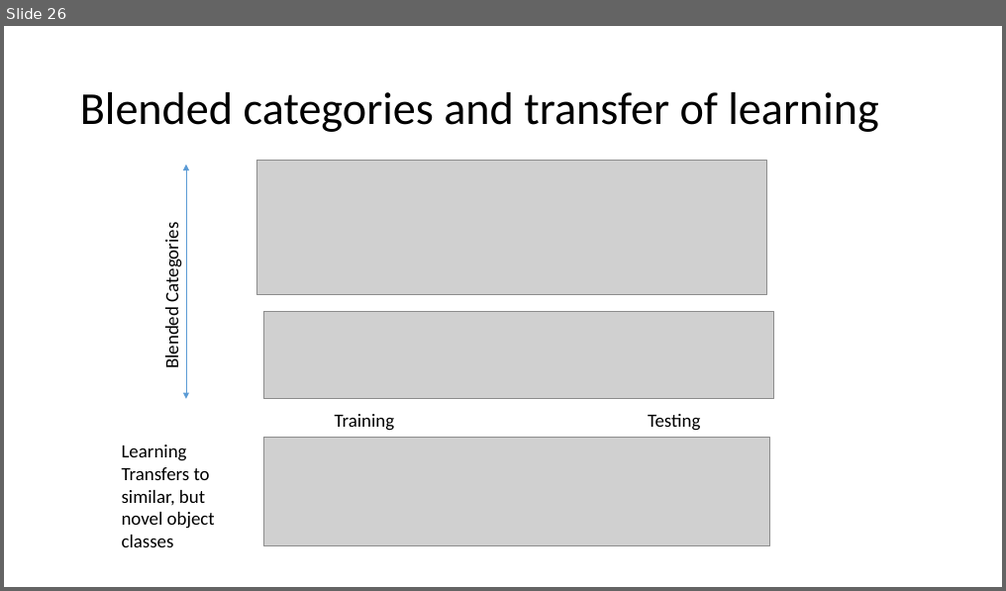
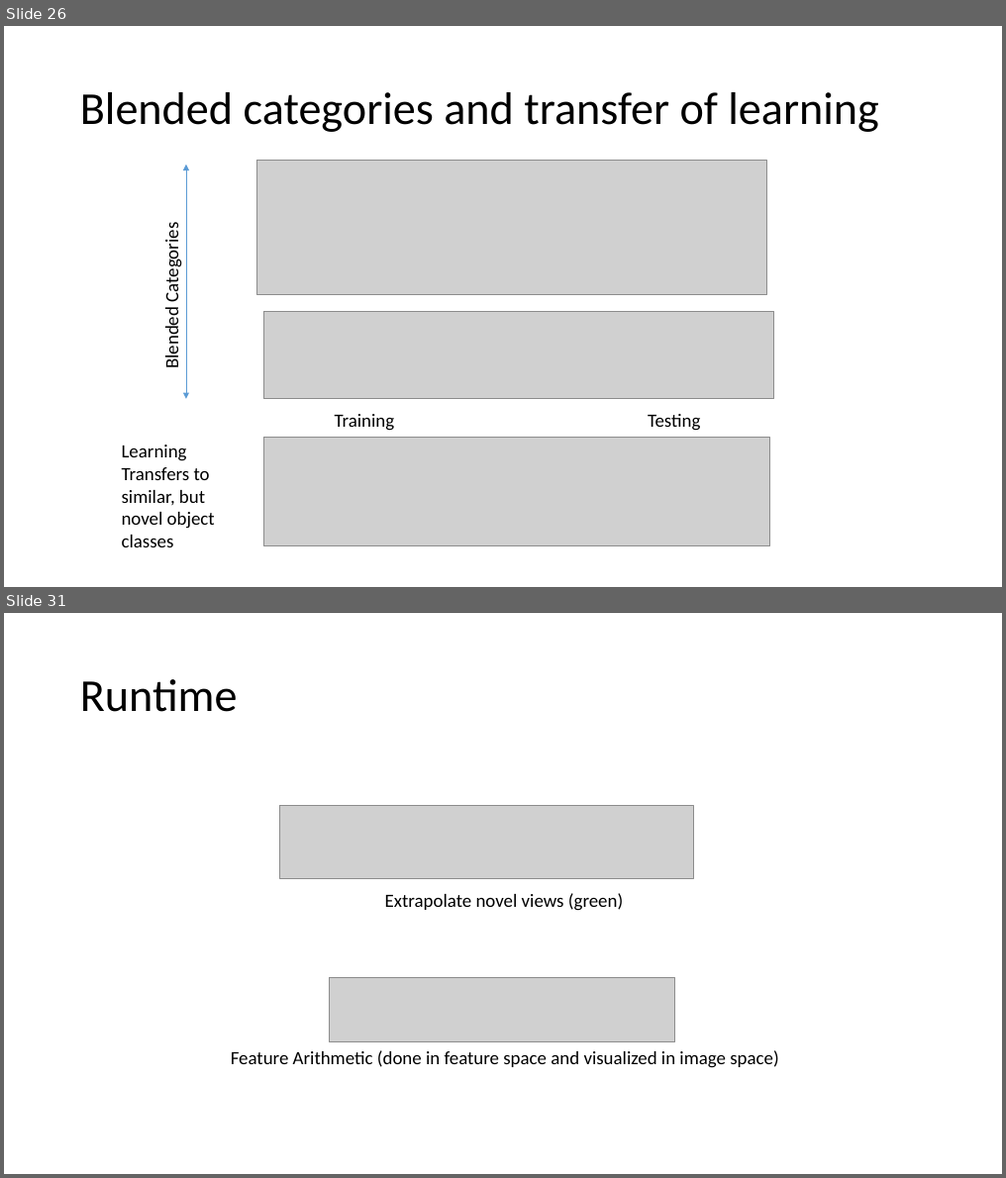
Before and after one commit to indivisibleatom/lectureNotes, a slide deck: sources/Guo_Mesh_Labeling.pptx. Shown one above the other, each under a label of ours: slide 26 before the commit, slides 26 and 31 after it; the slides between them are not shown. The pictures are 1006x591 and 1006x1178 pixels, drawn with LibreOffice and Linux fonts; fonts in the diff are those of the drawing; grey boxes stand for pictures. Boxes give left, top, right and bottom in pixels: in the first picture for what was removed or moved away, otherwise in the second. Text is boxed around its words. In the diff, an @@ line names an element or a change of style, - is before the commit and + after.

```diff
--- a/sources/Guo_Mesh_Labeling.pptx
+++ b/sources/Guo_Mesh_Labeling.pptx
@@ slide 31 added at box(4, 613, 1002, 1174), background #FFFFFF @@
@@ title added at box(80, 679, 238, 712), 44 pt, text #000000 @@
+Runtime
@@ picture added at box(280, 805, 693, 878) @@
@@ text added at box(385, 893, 623, 911), 18 pt, text #000000 @@
+Extrapolate novel views (green)
@@ picture added at box(330, 977, 675, 1042) @@
@@ text added at box(231, 1051, 778, 1068), 18 pt, text #000000 @@
+Feature Arithmetic (done in feature space and visualized in image space)
```
Also in this commit, not shown: 1 slide changed, 4 other slides added.
